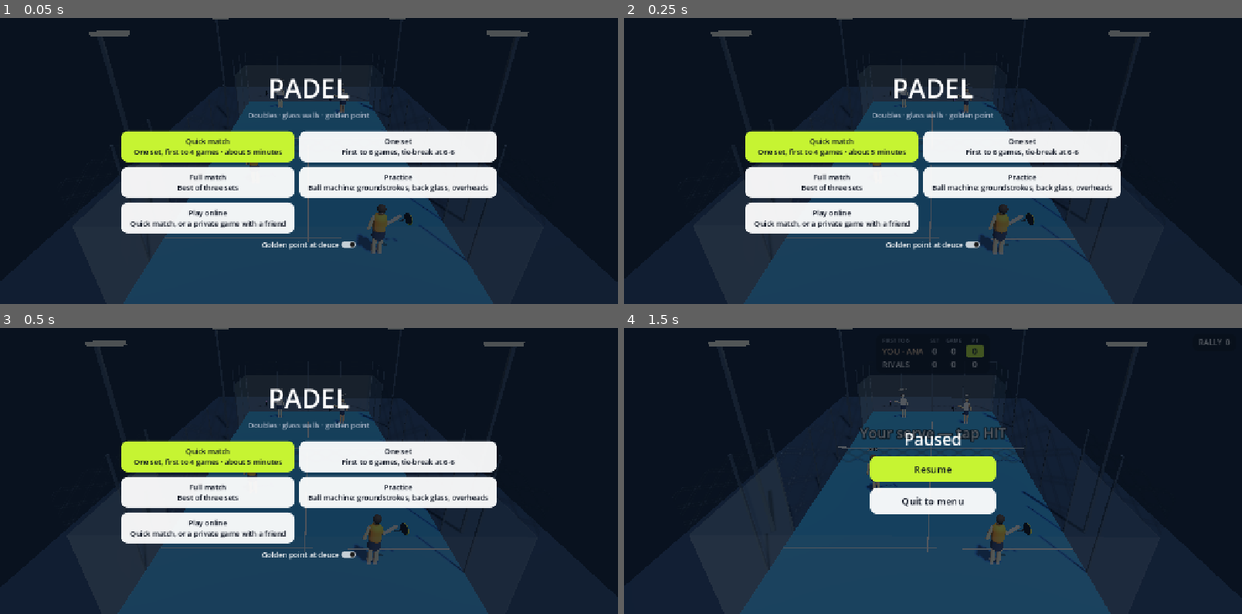
Above: before the commit, frames 1-4 (two rows, left to right).
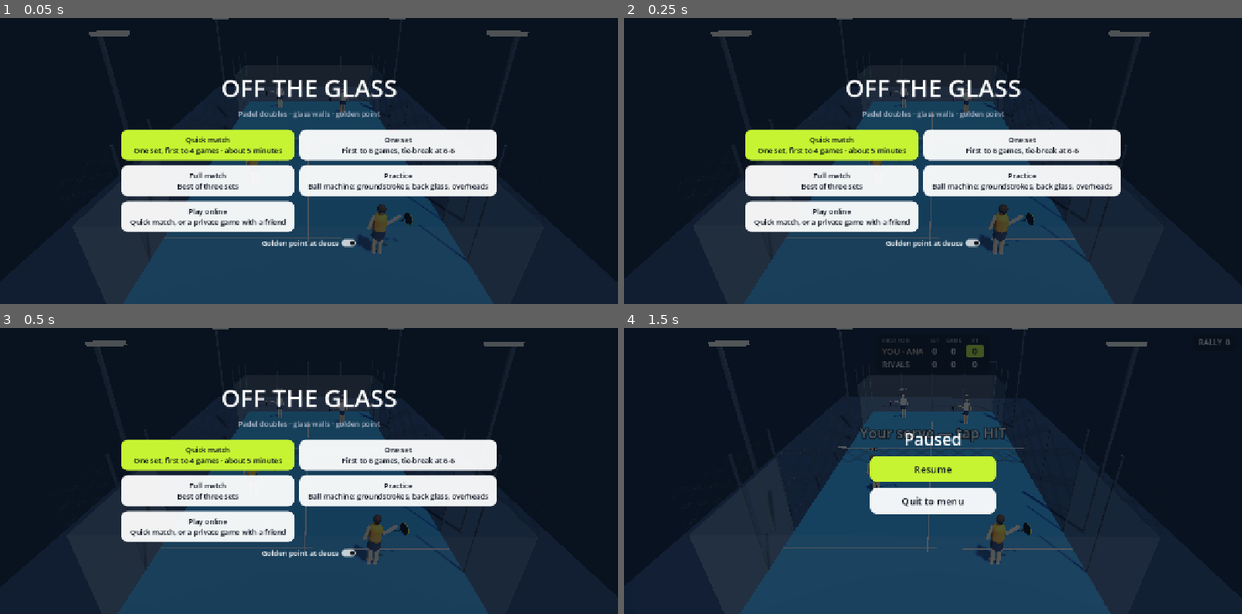
Above: after the commit, the same moments.

Repository: dtanner2000/Padel
Game: Godot game, scene res://scenes/main.tscn
Same seed, same stepped clock (60 frames per second), same inputs: the game is played once before the commit and once after it.
Inputs:
- Up to frame 1 (0.05 s): no input
- Up to frame 2 (0.25 s): no input
- Up to frame 3 (0.5 s): no input
- Up to frame 4 (1.5 s): click "One set First to 6 games, tie…" at 0.5 s; click "II" at 1.25 s

The runs differ from the first frame. In frame 1, 6.1% of the frame differs, in the area x 19-81%, y 21-82%; in frame 2, 6.1%; in frame 3, 6.1%; in frame 4, nothing differs.

Commit message:
Name the game Padel: Off The Glass
Home-screen/app name "Off The Glass" (fits under the icon), menu title,
Android label and README. Store listing name: Padel: Off The Glass.

Co-Authored-By: Claude Opus 5.5 <noreply@anthropic.com>
Claude-Session: https://claude.ai/code/session_012rJadNnaHgDcJV1Qp7b69k

Diff:
--- a/project.godot
+++ b/project.godot
@@ -14,8 +14,8 @@
 
 [application]
 
-config/name="Padel"
-config/description="Arcade padel doubles for iOS (landscape)."
+config/name="Off The Glass"
+config/description="Padel: Off The Glass — arcade padel doubles for iOS and Android."
 run/main_scene="res://scenes/main.tscn"
 config/features=PackedStringArray("4.6", "Mobile")
 config/icon="res://icon.svg"
--- a/scripts/hud.gd
+++ b/scripts/hud.gd
@@ -361,10 +361,10 @@
 	var col := VBoxContainer.new()
 	col.add_theme_constant_override("separation", 8)
 	centre.add_child(col)
-	var title := _label("PADEL", 54, Color.WHITE)
+	var title := _label("OFF THE GLASS", 50, Color.WHITE)
 	title.horizontal_alignment = HORIZONTAL_ALIGNMENT_CENTER
 	col.add_child(title)
-	var sub := _label("Doubles · glass walls · golden point", 15, MUTED)
+	var sub := _label("Padel doubles · glass walls · golden point", 15, MUTED)
 	sub.horizontal_alignment = HORIZONTAL_ALIGNMENT_CENTER
 	col.add_child(sub)
 	var gap := Control.new()
Not shown, changed: export_presets.cfg
